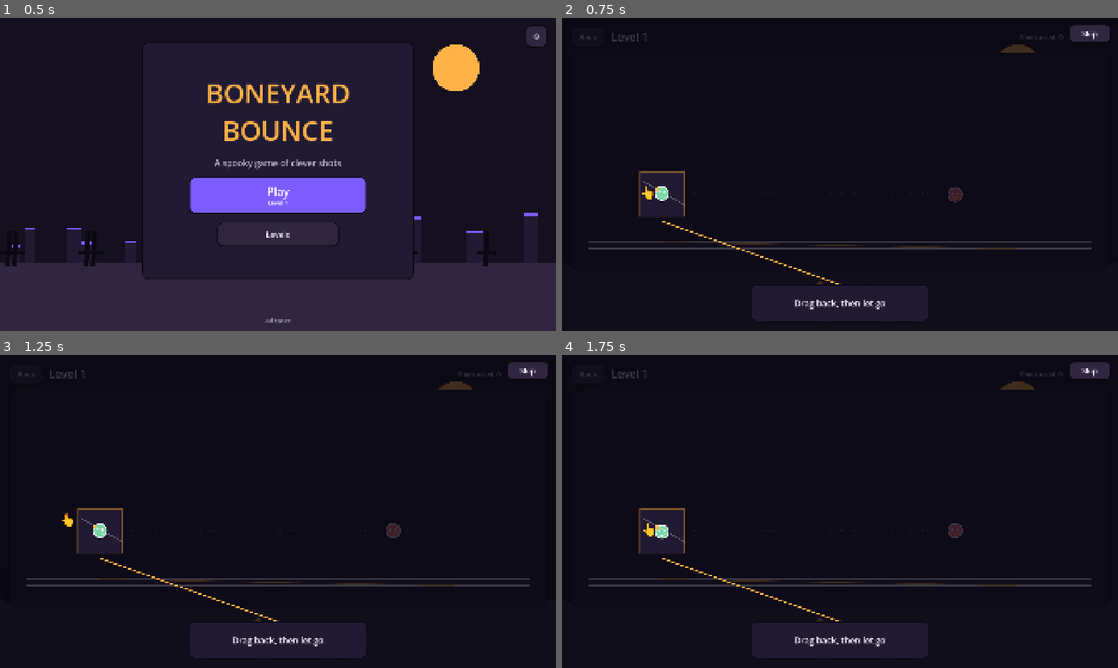
Above: before the commit, frames 1-4 (two rows, left to right).
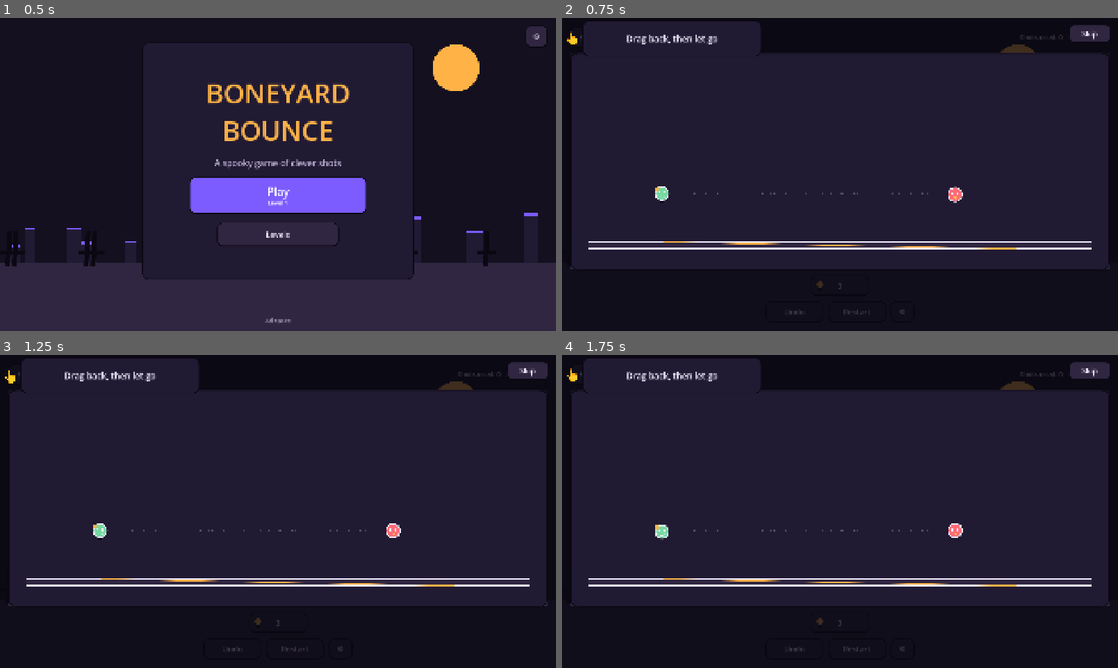
Above: after the commit, the same moments.

Repository: ramlakhanmadheshiya/single-shot
Game: Godot game, scene res://game/scenes/main_menu.tscn
Two runs of this game, one before a commit and one after it. Both use one fixed random seed, a clock stepped at 60 frames per second and the inputs below.
Inputs (mouse positions are in pixels of both pictures, inside the frame that each line leads up to):
- Up to frame 1 (0.5 s): no input
- Up to frame 2 (0.75 s): click (840, 196) at 0.5 s
- Up to frame 3 (1.25 s): no input
- Up to frame 4 (1.75 s): click "Restart" at 1.25 s

Frame 1 is identical in both runs. In frame 2, 69% of the frame differs, in the area x 0-99%, y 1-97%; in frame 3, 69%; in frame 4, 69%.

Commit message:
Keep live gameplay visible during tutorials

Diff:
--- a/game/ui/app.gd
+++ b/game/ui/app.gd
@@ -82,13 +82,8 @@
 	if tutorial_overlay == null or not is_instance_valid(tutorial_overlay):
 		return
 	var hand: Label = tutorial_overlay.get_node_or_null("TutorialHand") as Label
-	if hand != null and tutorial_target != null and is_instance_valid(tutorial_target):
-		var target: Rect2 = _tutorial_target_rect().grow(14.0)
-		var aim_start: Vector2 = target.get_center() + Vector2(80.0, target.size.y * 0.25)
-		if current_level_number <= 2 and gameplay != null:
-			aim_start = _tutorial_canvas_local(gameplay.gameplay_screen_origin())
-		var drag_amount: float = (sin(float(Time.get_ticks_msec()) / 300.0) + 1.0) * 0.5
-		hand.position = aim_start + Vector2(-22.0, -22.0) + Vector2(-115.0, -60.0) * drag_amount
+	if hand != null:
+		hand.position = Vector2(8.0, 28.0 + sin(float(Time.get_ticks_msec()) / 300.0) * 4.0)
 
 func _build_world() -> void:
 	var backdrop: ColorRect = ColorRect.new()
@@ -1013,8 +1008,12 @@
 	AudioManager.play_ui("ui_click")
 	if action == "shot":
 		game_state = "shot_flying"
+		if _tutorial_waiting_for("drag"):
+			_advance_tutorial()
 	elif action == "undo":
 		game_state = "aiming"
+		if _tutorial_waiting_for("tutorial_undo"):
+			_advance_tutorial()
 
 func _on_game_state_changed(value: String) -> void:
 	game_state = value
@@ -1130,8 +1129,7 @@
 	tutorial_overlay.name = "TutorialOverlay"
 	tutorial_overlay.set_anchors_and_offsets_preset(Control.PRESET_FULL_RECT)
 	tutorial_overlay.z_index = 50
-	tutorial_overlay.mouse_filter = Control.MOUSE_FILTER_STOP
-	tutorial_overlay.gui_input.connect(_on_tutorial_input)
+	tutorial_overlay.mouse_filter = Control.MOUSE_FILTER_IGNORE
 	content_layer.add_child(tutorial_overlay)
 	tutorial_overlay.draw.connect(_draw_tutorial_overlay)
 	var skip: Button = _make_button(tutorial_overlay, _t("skip"), _finish_tutorial, Vector2(144.0, 64.0), "secondary")
@@ -1156,26 +1154,25 @@
 		content_layer.add_child(tutorial_target)
 	var card: PanelContainer = _make_panel()
 	card.name = "TutorialTextCard"
-	card.custom_minimum_size = Vector2(minf(620.0, get_viewport_rect().size.x * 0.76), 120.0)
-	card.anchor_left = 0.5
-	card.anchor_right = 0.5
-	card.anchor_top = 1.0
-	card.anchor_bottom = 1.0
-	card.offset_left = -card.custom_minimum_size.x * 0.5
-	card.offset_right = card.custom_minimum_size.x * 0.5
-	card.offset_top = -160.0
-	card.offset_bottom = -32.0
-	if _tutorial_target_rect().get_center().y > get_viewport_rect().size.y * 0.55:
-		card.anchor_top = 0.0
-		card.anchor_bottom = 0.0
-		card.offset_top = 104.0
-		card.offset_bottom = 232.0
+	var card_width: float = minf(620.0, get_viewport_rect().size.x - 280.0)
+	card.custom_minimum_size = Vector2(card_width, 120.0)
+	card.anchor_left = 0.0
+	card.anchor_right = 0.0
+	card.anchor_top = 0.0
+	card.anchor_bottom = 0.0
+	card.offset_left = 70.0
+	card.offset_right = 70.0 + card_width
+	card.offset_top = 8.0
+	card.offset_bottom = 128.0
+	card.mouse_filter = Control.MOUSE_FILTER_IGNORE
 	tutorial_overlay.add_child(card)
 	var pad: MarginContainer = MarginContainer.new()
+	pad.mouse_filter = Control.MOUSE_FILTER_IGNORE
 	for side: String in ["left", "right", "top", "bottom"]:
 		pad.add_theme_constant_override("margin_" + side, 20)
 	card.add_child(pad)
 	var step: Label = _make_label(pad, str(active_tutorial_steps[0].get("message", "tutorial_action_aim")), 30, "text")
+	step.mouse_filter = Control.MOUSE_FILTER_IGNORE
 	step.name = "TutorialStep"
 	step.horizontal_alignment = HORIZONTAL_ALIGNMENT_CENTER
 	var hand: Label = _make_label(tutorial_overlay, "tutorial_hand", 54, "accent")
@@ -1199,25 +1196,19 @@
 		return
 	var w: float = tutorial_overlay.size.x
 	var h: float = tutorial_overlay.size.y
-	var target: Rect2 = _tutorial_target_rect().grow(14.0)
+	var target: Rect2 = _tutorial_play_area_rect()
 	var dim: Color = Color(palette["overlay"], 0.78)
 	tutorial_overlay.draw_rect(Rect2(0, 0, w, target.position.y), dim, true)
 	tutorial_overlay.draw_rect(Rect2(0, target.end.y, w, h - target.end.y), dim, true)
 	tutorial_overlay.draw_rect(Rect2(0, target.position.y, target.position.x, target.size.y), dim, true)
 	tutorial_overlay.draw_rect(Rect2(target.end.x, target.position.y, w - target.end.x, target.size.y), dim, true)
-	tutorial_overlay.draw_rect(target, Color(palette["accent"], 0.45), false, 4.0, true)
-	var card_center: Vector2 = Vector2(w * 0.5, h - 96.0)
-	tutorial_overlay.draw_line(card_center + Vector2(0, -64), Vector2(target.get_center().x, target.end.y + 18.0), Color(palette["accent"]), 4.0, true)
-	var aim_start: Vector2 = target.get_center() + Vector2(80.0, target.size.y * 0.25)
-	if current_level_number == 2 and gameplay != null:
-		var path: PackedVector2Array = gameplay.get_solution_line()
-		for segment in range(path.size() - 1):
-			var start: Vector2 = _tutorial_canvas_local(gameplay.get_global_transform_with_canvas() * path[segment])
-			var finish: Vector2 = _tutorial_canvas_local(gameplay.get_global_transform_with_canvas() * path[segment + 1])
-			for dot in 20:
-				tutorial_overlay.draw_circle(start.lerp(finish, float(dot) / 20.0), 3.2, Color(palette["accent"], 0.52))
-	else:
-		tutorial_overlay.draw_line(aim_start, aim_start + Vector2(-150.0, -85.0), Color(palette["text"], 0.3), 4.0, true)
+
+func _tutorial_play_area_rect() -> Rect2:
+	var area: Control = screen_body.find_child("PlayArea", true, false) as Control if screen_body != null else null
+	if area == null or tutorial_overlay == null:
+		return Rect2()
+	var global: Rect2 = area.get_global_rect()
+	return Rect2(global.position - tutorial_overlay.global_position, global.size)
 
 func _tutorial_canvas_local(point: Vector2) -> Vector2:
 	return tutorial_overlay.get_global_transform_with_canvas().affine_inverse() * point
@@ -1234,14 +1225,14 @@
 			tutorial_drag_start = mouse.position
 			if tutorial_action.begins_with("tutorial_"):
 				_perform_tutorial_action(tutorial_action)
-				_advance_tutorial()
+				if tutorial_overlay != null: _advance_tutorial()
 		elif not mouse.pressed and tutorial_drag_active:
 			var dragged: float = mouse.position.distance_to(tutorial_drag_start)
 			tutorial_drag_active = false
 			if Rect2(Vector2.ZERO, tutorial_overlay.size).has_point(mouse.position) and dragged > 24.0 and tutorial_action == "drag" and gameplay != null and gameplay.tutorial_drag_is_real(tutorial_drag_start, mouse.position):
 				if gameplay != null:
 					gameplay.fire(tutorial_drag_start - mouse.position)
-				_advance_tutorial()
+				if tutorial_overlay != null: _advance_tutorial()
 	elif event is InputEventScreenTouch:
 		var touch: InputEventScreenTouch = event as InputEventScreenTouch
 		var target: Rect2 = _tutorial_target_rect().grow(14.0)
@@ -1250,13 +1241,13 @@
 			tutorial_drag_start = touch.position
 			if tutorial_action.begins_with("tutorial_"):
 				_perform_tutorial_action(tutorial_action)
-				_advance_tutorial()
+				if tutorial_overlay != null: _advance_tutorial()
 		elif not touch.pressed and tutorial_drag_active:
 			tutorial_drag_active = false
 			if Rect2(Vector2.ZERO, tutorial_overlay.size).has_point(touch.position) and touch.position.distance_to(tutorial_drag_start) > 24.0 and tutorial_action == "drag" and gameplay != null and gameplay.tutorial_drag_is_real(tutorial_drag_start, touch.position):
 				if gameplay != null:
 					gameplay.fire(tutorial_drag_start - touch.position)
-				_advance_tutorial()
+				if tutorial_overlay != null: _advance_tutorial()
 	if tutorial_overlay != null:
 		tutorial_overlay.accept_event()
 
@@ -1290,6 +1281,9 @@
 
 func _use_hint() -> void:
 	if tutorial_overlay != null:
+		if _tutorial_waiting_for("tutorial_hint") and gameplay != null:
+			gameplay.show_hint()
+			_advance_tutorial()
 		return
 	if gameplay == null or gameplay.state != "aiming":
 		return
@@ -1374,6 +1368,11 @@
 	if game_overlay != null:
 		game_overlay.queue_free()
 		game_overlay = null
+	if _tutorial_waiting_for("tutorial_undo"):
+		_advance_tutorial()
+
+func _tutorial_waiting_for(action: String) -> bool:
+	return tutorial_overlay != null and not active_tutorial_steps.is_empty() and tutorial_step < active_tutorial_steps.size() and str(active_tutorial_steps[tutorial_step].get("action", "")) == action
 
 func _tutorial_was_seen(level: int) -> bool:
 	return SaveSystem.data.get("tutorial_levels_seen", []).has(level)
